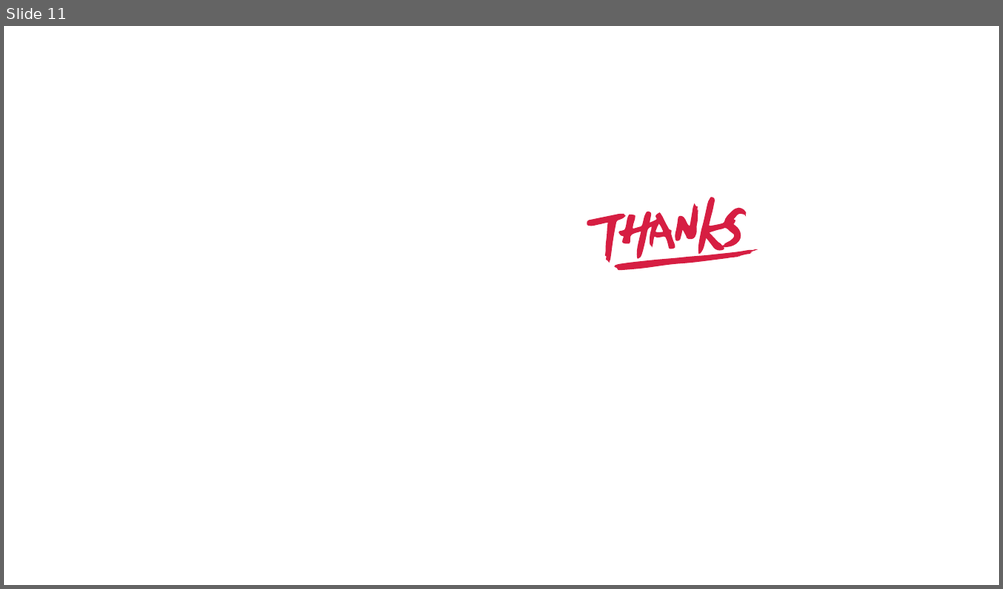
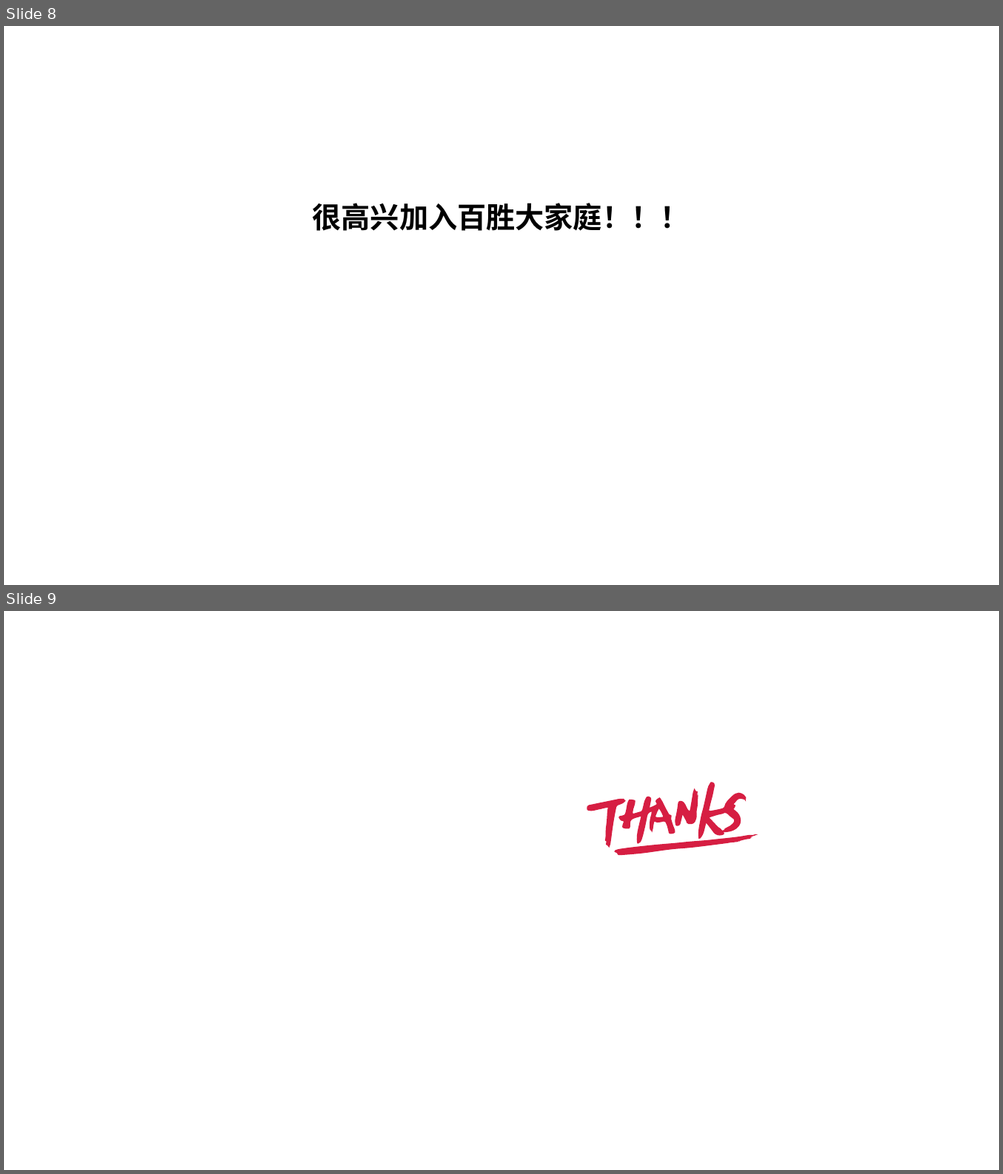
Before and after one commit to zyhahaha/note, a slide deck: share/个人简介.pptx. Shown one above the other, each under a label of ours: slide 11 before the commit, slides 8 and 9 after it. The pictures are 1003x589 and 1003x1174 pixels, drawn with LibreOffice and Linux fonts; fonts in the diff are those of the drawing; background and template pictures are left out. Boxes give left, top, right and bottom in pixels: in the first picture for what was removed or moved away, otherwise in the second. Text is boxed around its words. In the diff, an @@ line names an element or a change of style, - is before the commit and + after.

```diff
--- a/share/个人简介.pptx
+++ b/share/个人简介.pptx
@@ slide 8 added at [4, 26, 999, 585], background #FFFFFF @@
@@ title added at [313, 203, 689, 231], 28 pt, text #000000, bold @@
+很高兴加入百胜大家庭！！！
@@ what was slide 11 is now slide 9 @@
```
Also in this commit, not shown: 3 slides changed, 4 other slides added, 7 slides removed, 3 other files.
